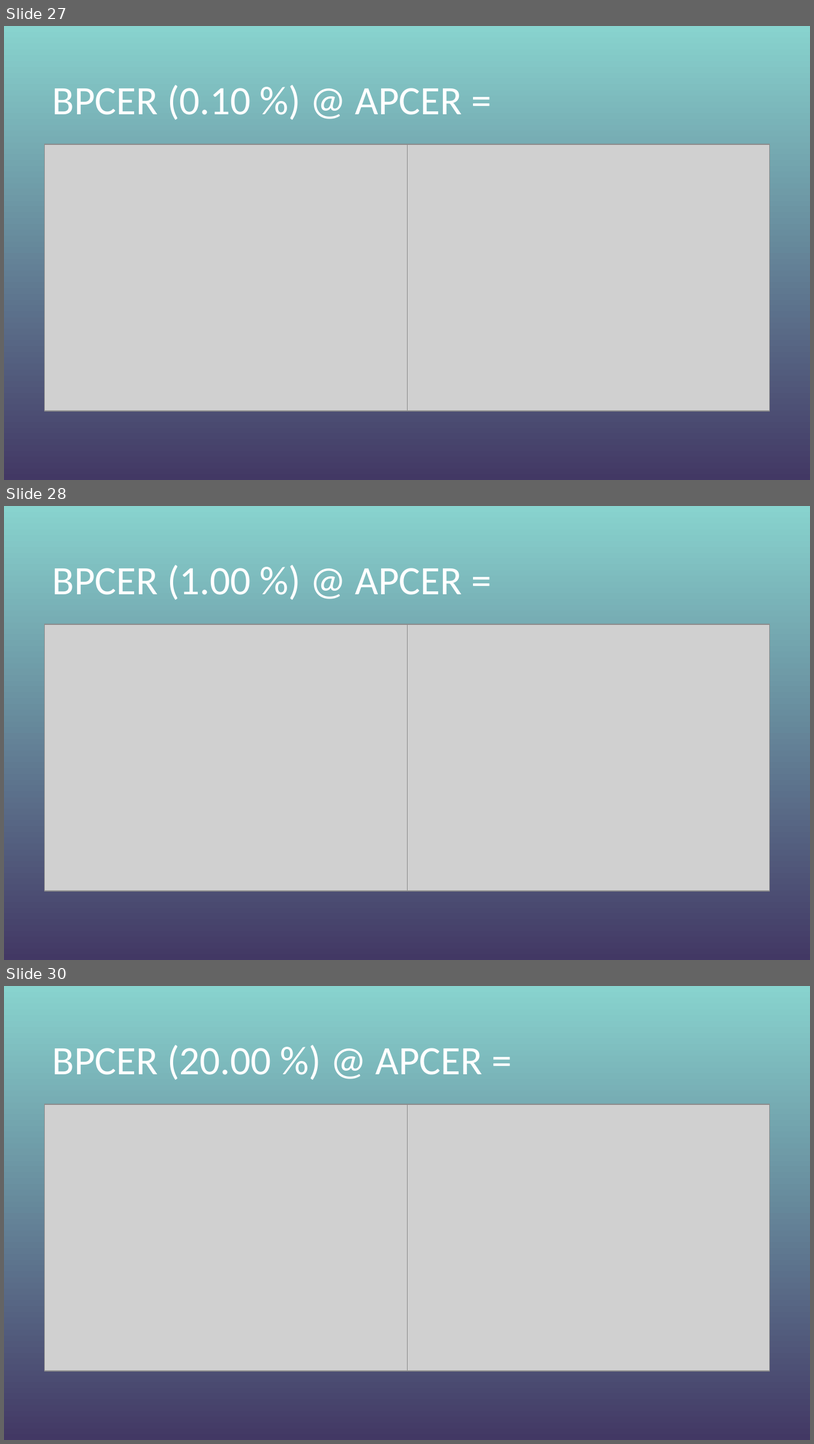
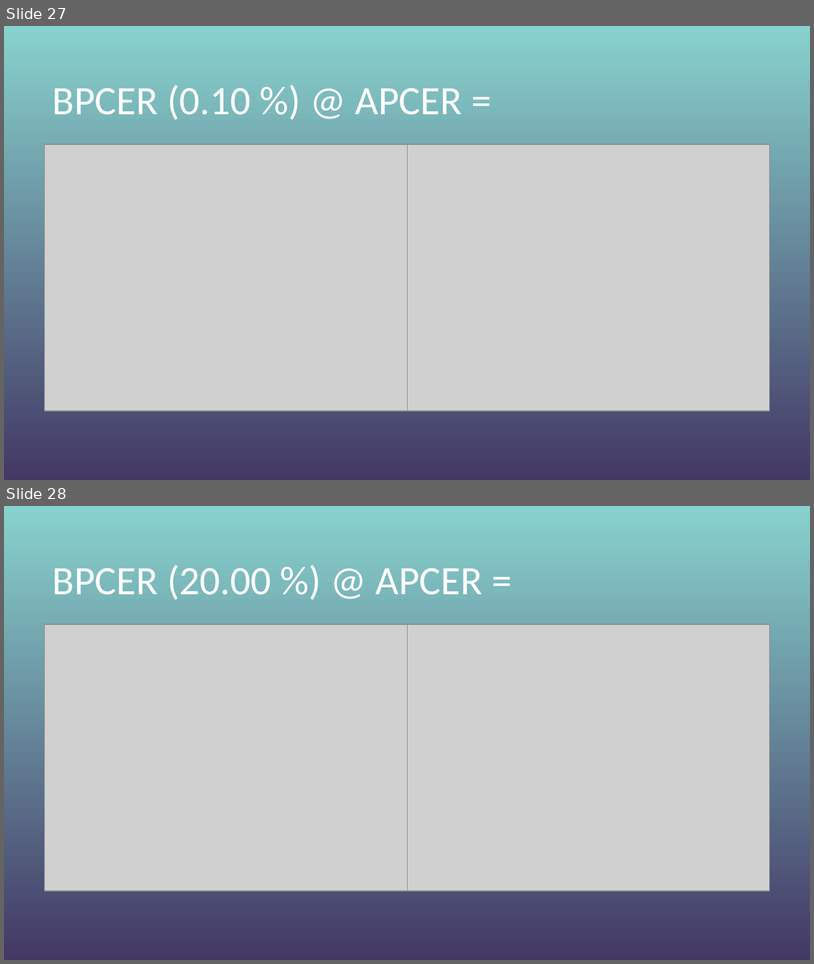
Before and after one commit to Alberto-00/Differential-MAD, a slide deck: presentazione/Presentazione AoM.pptx. Shown one above the other, each under a label of ours: slides 27, 28 and 30 before the commit, slides 27 and 28 after it; the slides between them are not shown. The pictures are 814x1444 and 814x964 pixels, drawn with LibreOffice and Linux fonts; fonts in the diff are those of the drawing; grey boxes stand for pictures; background and template pictures are left out. Boxes give left, top, right and bottom in pixels: in the first picture for what was removed or moved away, otherwise in the second. Text is boxed around its words. In the diff, an @@ line names an element or a change of style, - is before the commit and + after.

```diff
--- a/presentazione/Presentazione AoM.pptx
+++ b/presentazione/Presentazione AoM.pptx
@@ slide 28 removed at (x1=4, y1=506, x2=810, y2=960), background gradient #88D3CE to #423864 @@
@@ title removed at (x1=53, y1=565, x2=462, y2=600) @@
-BPCER (1.00 %) @ APCER =
@@ picture removed at (x1=44, y1=625, x2=408, y2=891) @@
@@ picture removed at (x1=407, y1=625, x2=770, y2=891) @@
@@ what was slide 30 is now slide 28 @@
```
Also in this commit, not shown: 4 slides changed, 3 slides added, 3 other slides removed, 1 other file.
